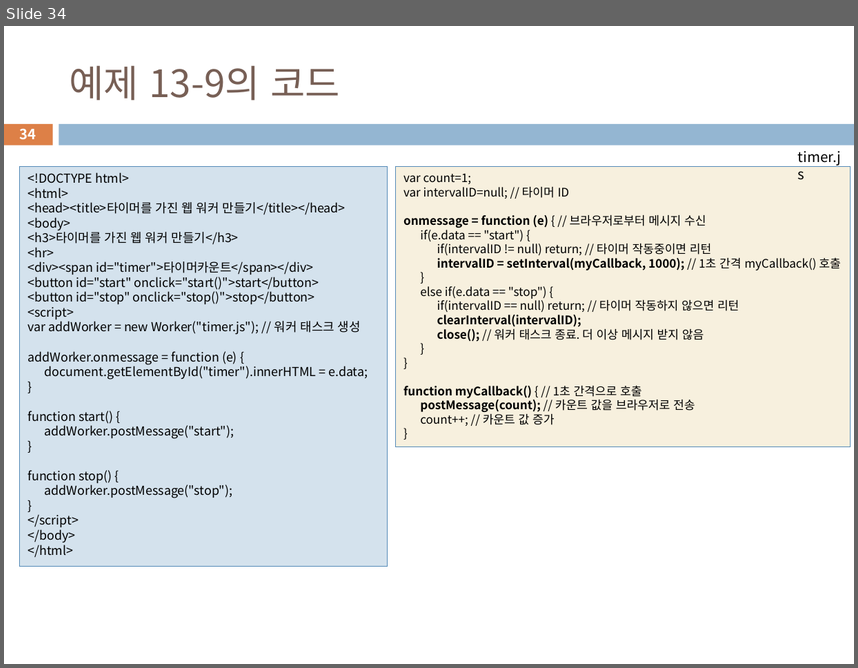
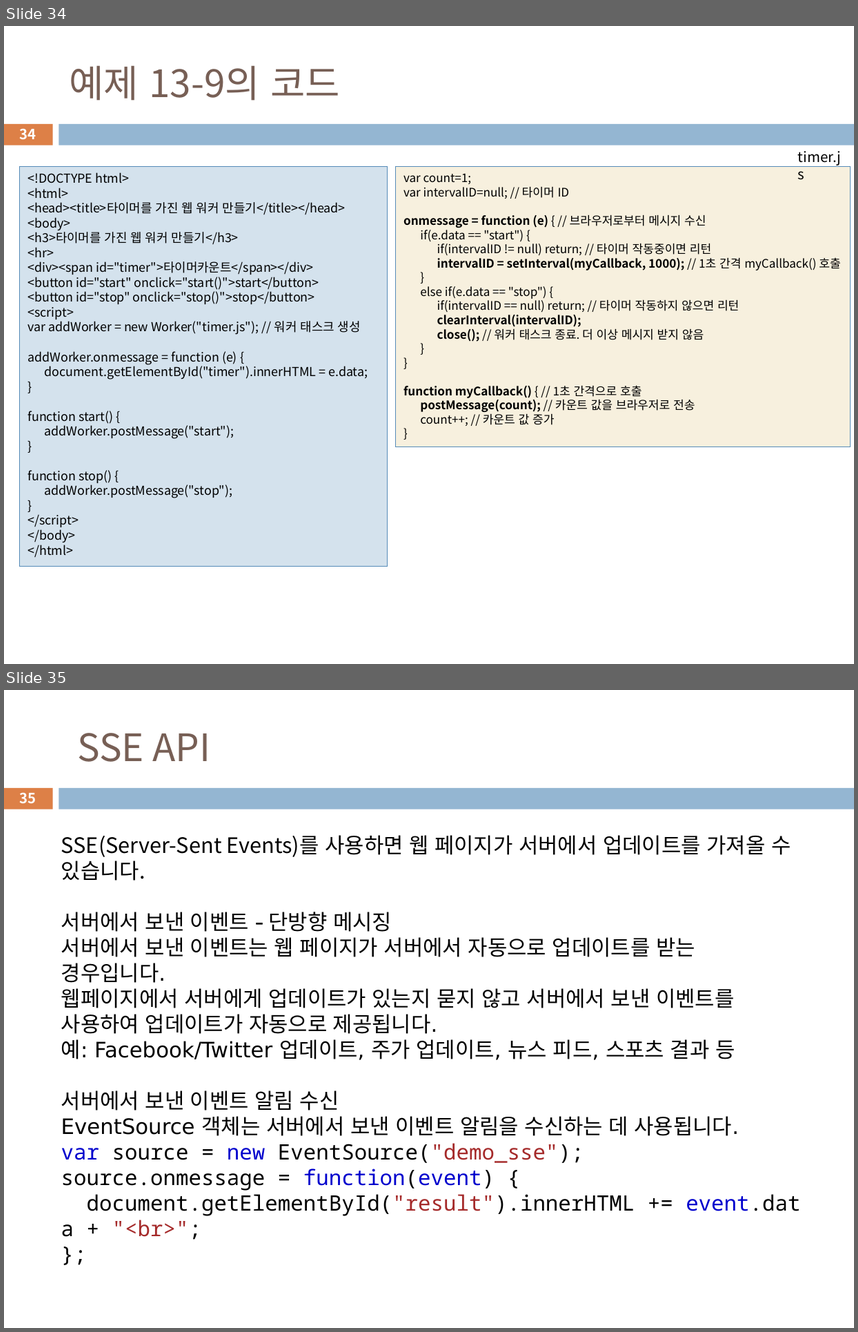
Before and after one commit to rasz60/ezen, a slide deck: 03_html_workspaces/chap13-HTMLAPI.pptx. Shown one above the other, each under a label of ours: slide 34 before the commit, slides 34 and 35 after it. The pictures are 858x668 and 858x1332 pixels, drawn with LibreOffice and Linux fonts; fonts in the diff are those of the drawing. Boxes give left, top, right and bottom in pixels: in the first picture for what was removed or moved away, otherwise in the second. Text is boxed around its words. In the diff, an @@ line names an element or a change of style, - is before the commit and + after.

```diff
--- a/03_html_workspaces/chap13-HTMLAPI.pptx
+++ b/03_html_workspaces/chap13-HTMLAPI.pptx
@@ slide 35 added at [4,690,854,1328], background #FFFFFF; not listed: 2 template elements that a slide beside it also shows @@
@@ title added at [78,733,210,762], 32 pt, text #775F55 @@
+SSE API
@@ page number added at [20,792,36,804], 11.9 pt, text #FFFFFF, bold @@
+35
@@ text added at [61,835,800,1239], 18 pt, text #000000 @@
+SSE(Server-Sent Events)를 사용하면 웹 페이지가 서버에서 업데이트를 가져올 수 있습니다.
+서버에서 보낸 이벤트 - 단방향 메시징
+서버에서 보낸 이벤트는 웹 페이지가 서버에서 자동으로 업데이트를 받는
+경우입니다.
+웹페이지에서 서버에게 업데이트가 있는지 묻지 않고 서버에서 보낸 이벤트를 사용하여 업데이트가 자동으로 제공됩니다.
+예: Facebook/Twitter 업데이트, 주가 업데이트, 뉴스 피드, 스포츠 결과 등
+서버에서 보낸 이벤트 알림 수신
+EventSource 객체는 서버에서 보낸 이벤트 알림을 수신하는 데 사용됩니다.
+var source = new EventSource("demo_sse");
+source.onmessage = function(event) {
+document.getElementById("result").innerHTML += event.data + "<br>";
+};
```
Also in this commit, not shown: 6 other slides added, 55 other files.
